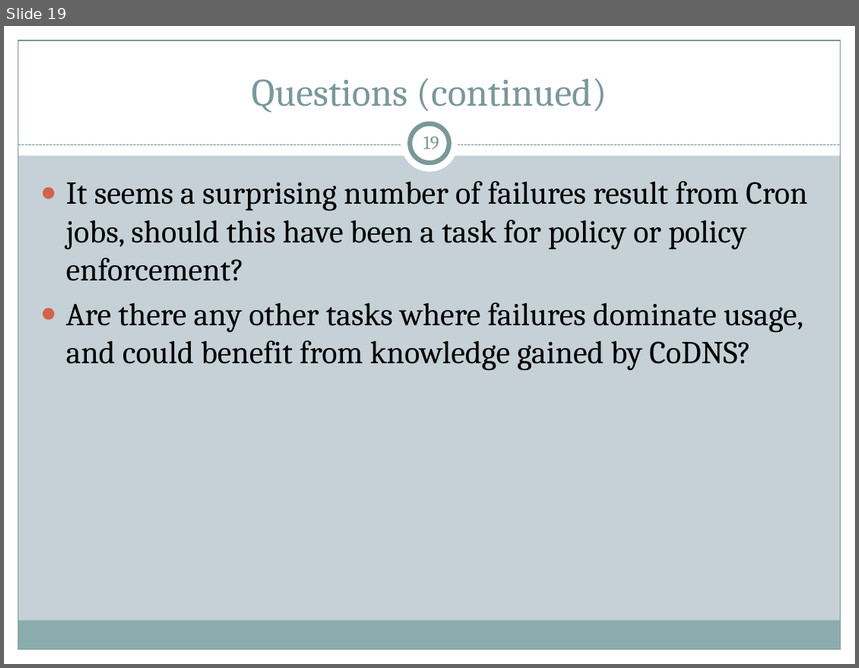
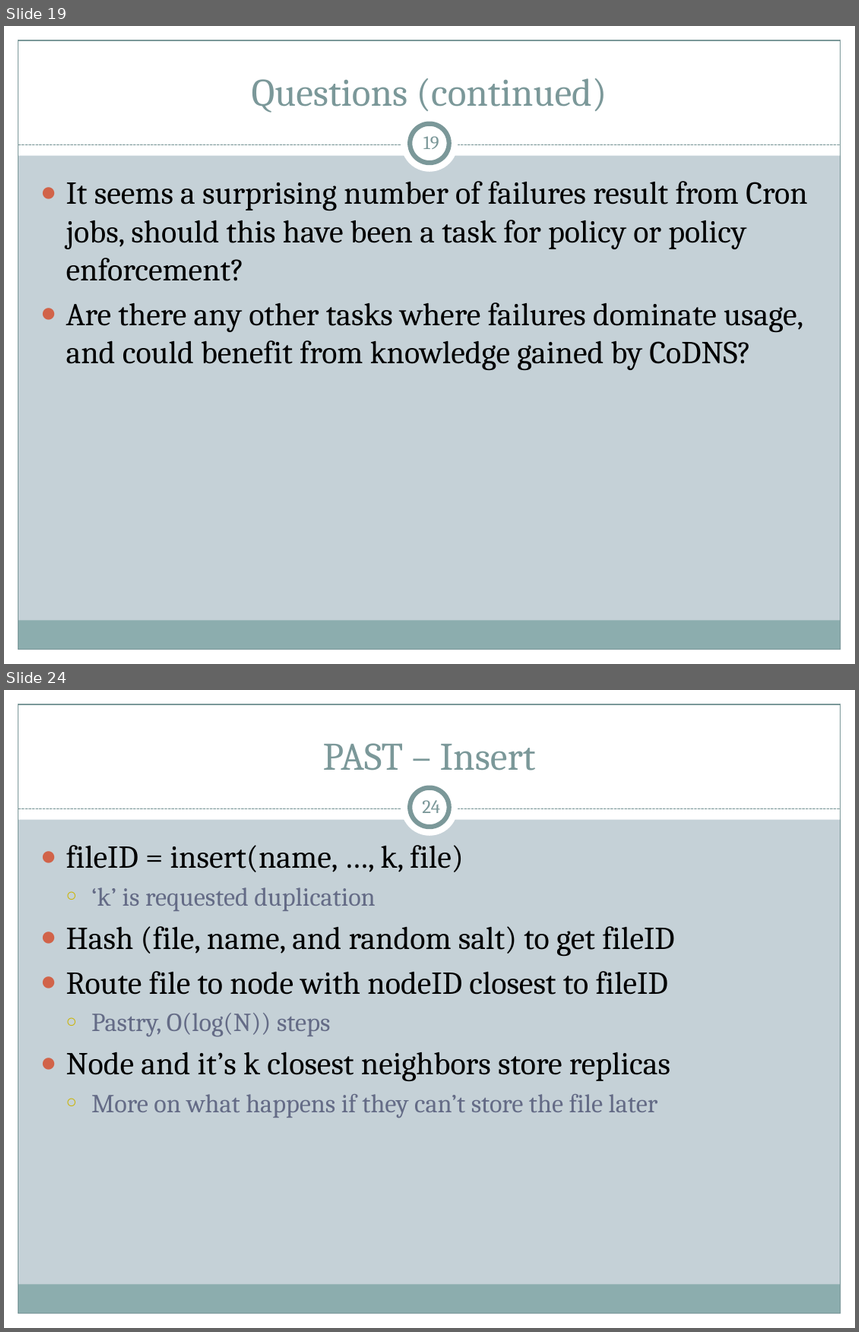
Before and after one commit to cs525-koala/documents, a slide deck: p2p/P2P Apps.pptx. Shown one above the other, each under a label of ours: slide 19 before the commit, slides 19 and 24 after it; the slides between them are not shown. The pictures are 859x668 and 859x1332 pixels, drawn with LibreOffice and Linux fonts; fonts in the diff are those of the drawing. Boxes give left, top, right and bottom in pixels: in the first picture for what was removed or moved away, otherwise in the second. Text is boxed around its words. In the diff, an @@ line names an element or a change of style, - is before the commit and + after.

Commit message:
presentation: work on migrating PAST slides over; add pastry review

```diff
--- a/p2p/P2P Apps.pptx
+++ b/p2p/P2P Apps.pptx
@@ slide 24 added at box(4, 690, 855, 1328), background #C5D1D7; not listed: 9 template elements that a slide beside it also shows @@
@@ title added at box(323, 743, 536, 771), 33 pt, text #7C999A @@
+PAST – Insert
@@ page number added at box(422, 800, 440, 813), 16 pt, text #7C999A @@
+24
@@ text added at box(66, 845, 674, 1119), 27 pt, text #000000 @@
+● fileID = insert(name, …, k, file)
+  ○ ‘k’ is requested duplication
+● Hash (file, name, and random salt) to get fileID
+● Route file to node with nodeID closest to fileID
+  ○ Pastry, O(log(N)) steps
+● Node and it’s k closest neighbors store replicas
+  ○ More on what happens if they can’t store the file later
```
Also in this commit, not shown: 8 other slides added.
